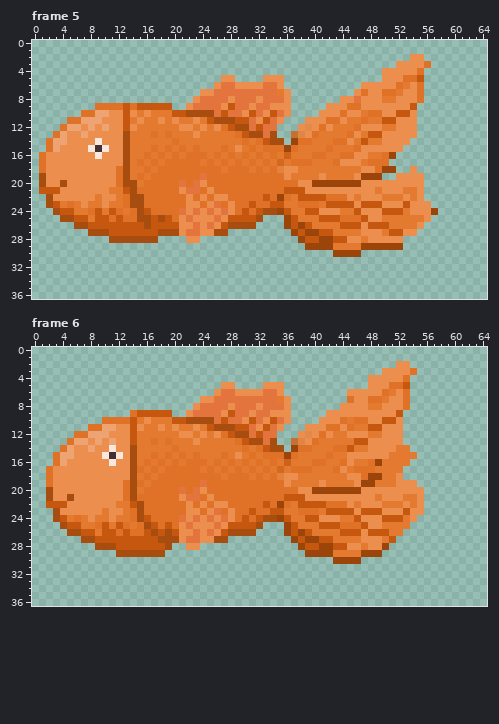
Two states of a pixel-art file, assets/images/asepriteFiles/goldFish3AnimationFirstPass.aseprite. The picture above was drawn from the file before the commit.
65x37 pixels, 7 frames. Pixels under 10% opacity are left out. Colours within 5 levels of each other are drawn and written as one. Shown: frame 5, frame 6. The commit also changed other frames, which this record leaves out.
Once edited:
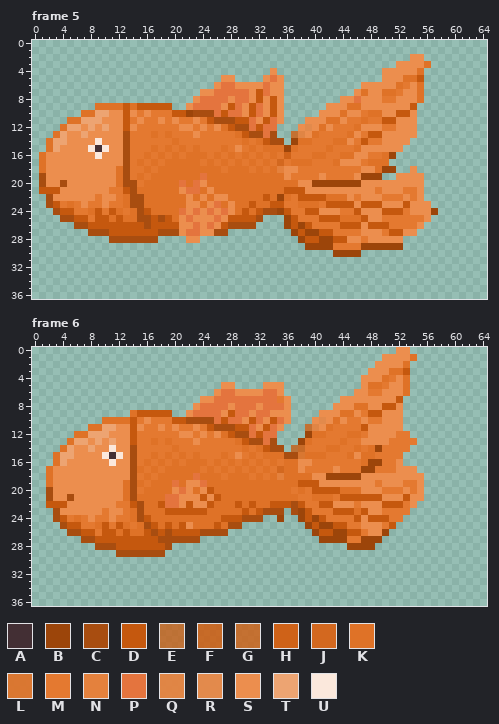
Palette (. is transparent): A #432f34  B #9c450a  C #a84d10  D #c5580e  E #cb5e14c6  F #cd6016e2  G #cd6118d4  H #cf6218  J #d3681f  K #df7227  L #de732af0  M #e47930  N #e4813d  P #e4743e  Q #e5823ff0  R #e88746f0  S #ec8e4e  T #eda472  U #fbe8dc
Author's note on the commit: made some automations for animation/ asset pipeline
Change:
Frame 5, layers "pectoral fin", "dorsal fin":
y 4: x 34 . -> S
y 5: x 34 S -> P
y 6: x 34 P -> S
y 7: x 31..32 PP -> SD; x 34..36 PMS -> SS.
y 8: x 31..36 PSPPPS -> SDSDS.
y 9: x 30..31 PS -> SD; x 33..34 PS -> SD; x 36 S -> .
y 10: x 22 C -> B; x 35..36 PS -> S.
Frame 6, layers "pectoral fin", "tailfin", "body":
y 0: x 52..53 .. -> SS
y 1: x 50..54 ..... -> SSSSK
y 2: x 49..51 ... -> SSS; x 53 S -> K
y 3: x 48..49 .. -> SS; x 51..54 SSSK -> KKD.
y 4: x 47 . -> S; x 50..51 SS -> KM
y 5: x 47..53 .SSSKKD -> SKKMSSK
y 6: x 45 S -> .; x 48..51 SSKM -> MMSS
y 7: x 44..45 .K -> SS; x 48..50 KKM -> SSS; x 52..53 SK -> D.
y 8: x 43 . -> S; x 46..51 SSMMSS -> KKSSDD; x 53 K -> .
y 9: x 41 . -> S; x 44..45 SS -> KK; x 47..49 SSS -> MDD; x 52 D -> S
y 10: x 40..41 .S -> SR; x 43..44 SK -> KS; x 46..51 KKSSDD -> MSMMSS
y 11: x 39..40 SS -> GQ; x 43..45 KSK -> MMM; x 47..49 MDD -> DSS
y 12: x 38..40 SRS -> .BK; x 42 S -> M; x 45..49 SSSMM -> KKMSS; x 52..53 S. -> MM
y 13: x 37..40 GQSK -> .BKM; x 44 M -> K; x 46..47 DD -> MS; x 51..54 SS.. -> MMMM
y 14: x 37..39 BKK -> EFM; x 42 M -> K; x 44..46 KDM -> MMK; x 48..51 SSSS -> KBMM
y 15: x 36..42 BKMMMMK -> CCLKKKM; x 45 S -> K; x 47..50 SSSS -> KKMM; x 53..54 MM -> ..
y 16: x 36..41 HMMMKK -> KKSSMM; x 44..45 KS -> MM; x 47..48 MK -> KB; x 52..53 MM -> S.
y 17: x 36 M -> K; x 38..39 KK -> SM; x 43..44 KS -> SM; x 46..48 KKK -> MBB; x 52..54 M.. -> SSS
y 18: x 23 K -> P; x 36..51 SSMMMMMMMSSKBBMM -> KKKKSSBBBBBSSSSS; x 53..55 ... -> SSS
y 19: x 20 K -> P; x 22..23 KK -> SS; x 36..40 SMMMM -> KKDDD; x 42..45 MMMM -> SSSS; x 47..48 BB -> SS; x 50..51 MM -> SS; x 53..55 SS. -> MMS
y 20: x 20 K -> S; x 22..23 KP -> SK; x 25 K -> D; x 37..46 KSSBBBBBBB -> MKMDDDDKKK; x 50..52 SSS -> MMM; x 54 S -> M
y 21: x 19..20 KK -> PP; x 22..24 PPK -> SSD; x 26 K -> D; x 36..49 DDDSSSSSSSSSSM -> KKMMKKKMDDDDDD; x 53..54 MM -> DS
y 22: x 18..23 KKKKSK -> DPPSDS; x 25..27 KSS -> DKK; x 29 K -> D; x 31 K -> D; x 33..37 DKBKM -> KDDDC; x 39..40 DD -> MM; x 42..44 KKK -> DSS; x 50..55 MMMSMS -> DDDMS.
y 23: x 19..26 KKKSSKSP -> DDDDDDKK; x 28 S -> K; x 30..40 KDKKDDMMKKK -> DKDCCC.CBDM; x 42 D -> M; x 46 S -> K; x 48..55 DDSSSDSS -> SSMMMM..
y 24: x 21..34 PSPSPSPSKDKDCC -> KKKKKKDDDCCC..; x 36..38 DMM -> ..B; x 40..43 DSSS -> BDMM; x 48..49 SS -> DD; x 51..54 DDMS -> MM..
y 25: x 21..32 SPSSSPSDDDDC -> DSKKKDKCC...; x 36..42 BDMMMDD -> ...BDBB; x 44..47 KKKD -> DMMS; x 51..53 MMM -> D..
y 26: x 21..31 SSPSPSDCCCC -> DDDCCCC....; x 36..44 BDBDMMMMD -> ....BDDBB; x 47..52 SDDDMM -> MSSB..
y 27: x 21..27 SPPSSCC -> CCC....; x 37..44 BDBBDDMM -> ....BBBB; x 47..51 SSSMD -> BBB..
y 28: x 22..23 SS -> ..; x 38..50 BDDBBDDSSMSSB -> .......BBBB..
y 29: x 39..49 BBBBMMMMBBB -> ...........
y 30: x 43..46 BBBB -> ....
